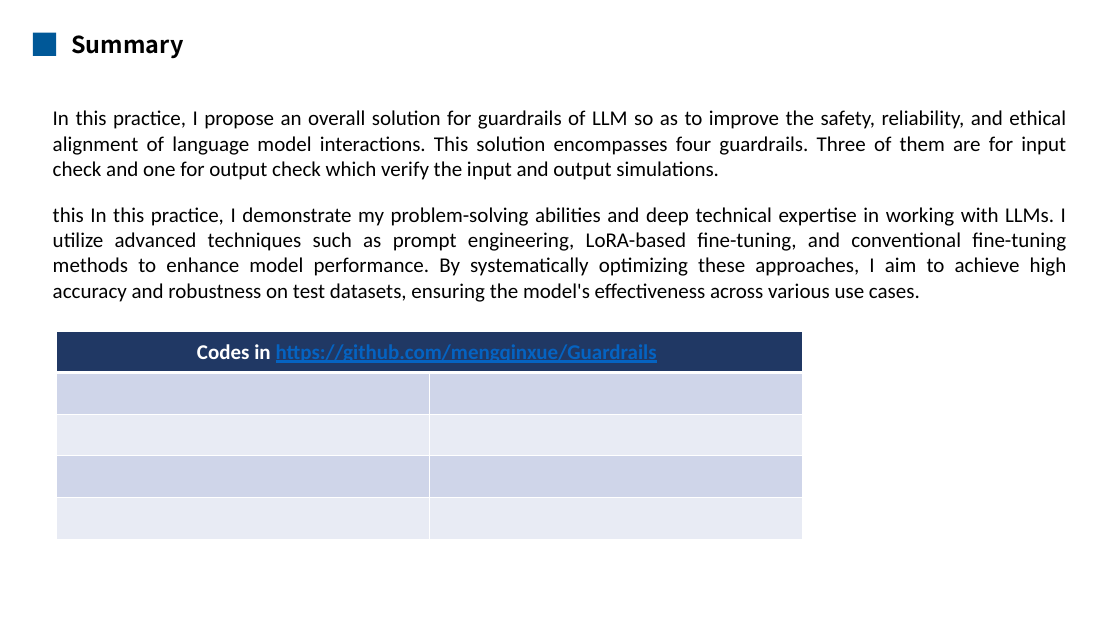
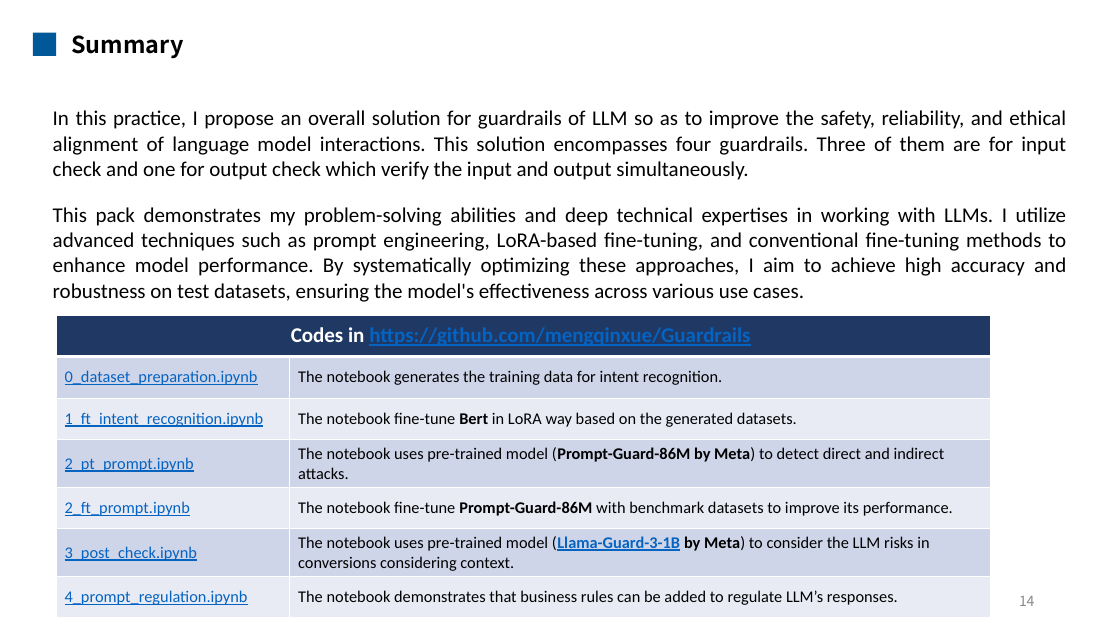
Before and after one commit to mengqinxue/Guardrails, a slide deck: slide 15 of docs/Guardrails Presentation.pptx. Drawn at 1120x630 pixels with LibreOffice and Linux fonts; fonts in the diff are those of the drawing. Boxes give left, top, right and bottom in pixels: in the first picture for what was removed or moved away, otherwise in the second. Text is boxed around its words. In the diff, an @@ line names an element or a change of style, - is before the commit and + after.

```diff
--- a/docs/Guardrails Presentation.pptx
+++ b/docs/Guardrails Presentation.pptx
@@ text at bbox=[53, 110, 1067, 302]: text changed @@
-In this practice, I propose an overall solution for guardrails of LLM so as to improve the safety, reliability, and ethical alignment of language model interactions. This solution encompasses four guardrails. Three of them are for input check and one for output check which verify the input and output simulations.
-this In this practice, I demonstrate my problem-solving abilities and deep technical expertise in working with LLMs. I utilize advanced techniques such as prompt engineering, LoRA-based fine-tuning, and conventional fine-tuning methods to enhance model performance. By systematically optimizing these approaches, I aim to achieve high accuracy and robustness on test datasets, ensuring the model's effectiveness across various use cases.
+In this practice, I propose an overall solution for guardrails of LLM so as to improve the safety, reliability, and ethical alignment of language model interactions. This solution encompasses four guardrails. Three of them are for input check and one for output check which verify the input and output simultaneously.
+This pack demonstrates my problem-solving abilities and deep technical expertises in working with LLMs. I utilize advanced techniques such as prompt engineering, LoRA-based fine-tuning, and conventional fine-tuning methods to enhance model performance. By systematically optimizing these approaches, I aim to achieve high accuracy and robustness on test datasets, ensuring the model's effectiveness across various use cases.
@@ table at bbox=[56, 315, 991, 613] @@
-row 2:  | 
-row 3:  | 
-row 4:  | 
-row 5:  | 
+row 2: 0_dataset_preparation.ipynb | The notebook generates the training data for intent recognition.
+row 3: 1_ft_intent_recognition.ipynb | The notebook fine-tune Bert in LoRA way based on the generated datasets.
+row 4: 2_pt_prompt.ipynb | The notebook uses pre-trained model (Prompt-Guard-86M by Meta) to detect direct and indirect attacks.
+row 5: 2_ft_prompt.ipynb | The notebook fine-tune Prompt-Guard-86M with benchmark datasets to improve its performance.
+row 6: 3_post_check.ipynb | The notebook uses pre-trained model (Llama-Guard-3-1B by Meta) to consider the LLM risks in conversions considering context.
+row 7: 4_prompt_regulation.ipynb | The notebook demonstrates that business rules can be added to regulate LLM’s responses.
@@ table: place and size @@
-table at bbox=[56, 331, 802, 539]
+table at bbox=[56, 315, 991, 613]
@@ page number added at bbox=[1019, 596, 1035, 606], 12 pt, text #898989 @@
+14
```
Also in this commit, not shown: 14 other slides changed, 1 other file.
